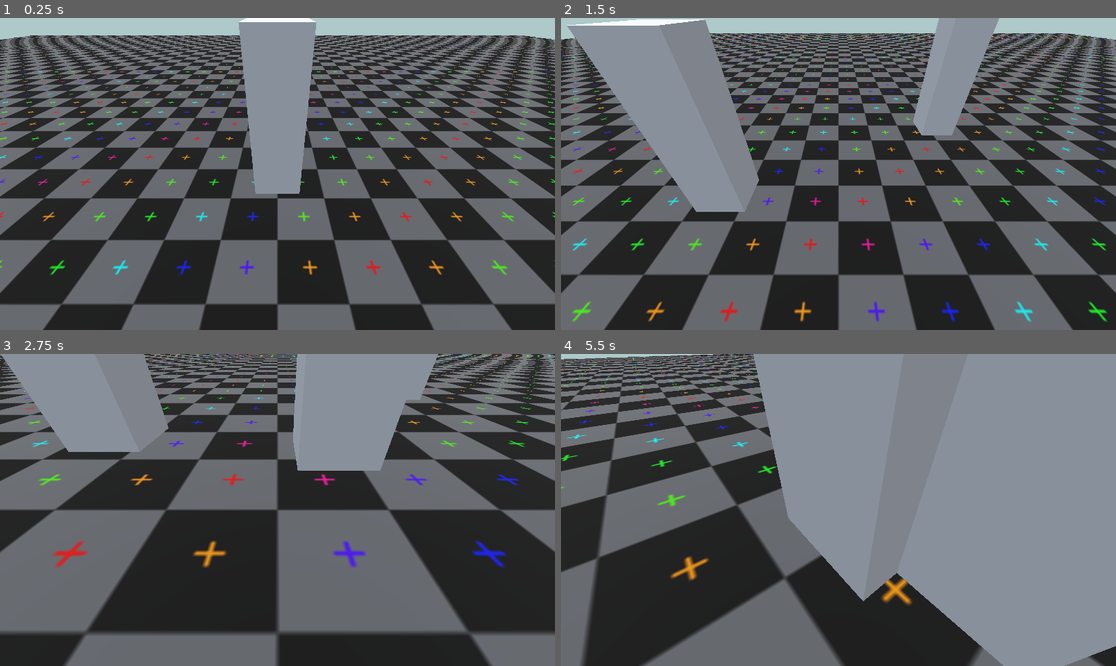
Above: before the commit, frames 1-4 (two rows, left to right).
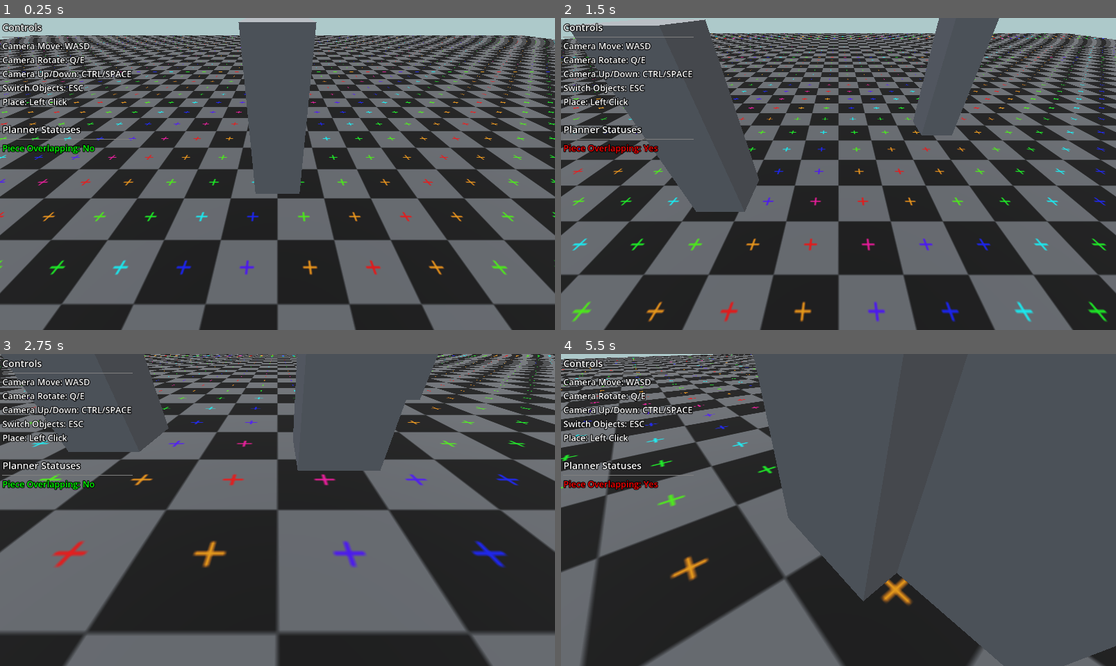
Above: after the commit, the same moments.

Repository: cooltrain7/building-planner
Game: Godot game, scene res://editor/editor.tscn
Same seed, same stepped clock (60 frames per second), same inputs: the game is played once before the commit and once after it.
Inputs (mouse positions are in pixels of both pictures, inside the frame that each line leads up to):
- Up to frame 1 (0.25 s): no input
- Up to frame 2 (1.5 s): tap Enter at 0.5 s; move the mouse to (960, 158) at 0.52 s; hold S (camera_backwards) 0.53-1.28 s; click (960, 158) at 0.67 s; move the mouse to (727, 189) at 1.27 s; tap Shift (camera_boost) at 1.35 s; click (727, 189) at 1.42 s
- Up to frame 3 (2.75 s): tap Space (camera_up) at 2 s; move the mouse to (333, 441) at 2.02 s; hold Ctrl (camera_down) from 2.03 s (still down); click (333, 441) at 2.17 s
- Up to frame 4 (5.5 s): move the mouse to (810, 572) at 2.77 s; release Ctrl (camera_down) at 2.78 s; tap W (camera_forward) at 2.85 s; click (810, 572) at 2.92 s; tap Enter at 3.5 s; move the mouse to (1005, 556) at 3.52 s; hold A (camera_left) 3.53-4.28 s; click (1005, 556) at 3.67 s; move the mouse to (672, 463) at 4.27 s; tap D (camera_right) at 4.35 s; click (672, 463) at 4.42 s; tap Space (camera_up) at 5 s; move the mouse to (866, 510) at 5.02 s; hold Q (camera_rot_left) from 5.03 s (still down); click (866, 510) at 5.17 s

The runs differ from the first frame. In frame 1, 8.4% of the frame differs, in the area x 0-58%, y 0-57%; in frame 2, 16%; in frame 3, 16%; in frame 4, 54%, in the area x 0-100%, y 0-100%.

Commit message:
cursor: Implement overlap checks for the cursor
The cursor will now check whether the mesh will overlap with existing pieces and prevent the user from placing it.

New UI for controls and overlap status.

Diff:
--- a/editor/buildables/buildable.gd
+++ b/editor/buildables/buildable.gd
@@ -2,5 +2,5 @@
 
 class_name Buildable
 @export var name: String
-@export var scene: PackedScene
+@export var instance: PackedScene
 @export var cost: Dictionary
--- a/editor/buildables/foundation_3x3.tres
+++ b/editor/buildables/foundation_3x3.tres
@@ -1,10 +1,10 @@
 [gd_resource type="Resource" script_class="Buildable" load_steps=3 format=3 uid="uid://cuc5l1hs4w1rt"]
 
 [ext_resource type="Script" path="res://editor/buildables/buildable.gd" id="1_a3424"]
-[ext_resource type="PackedScene" uid="uid://dp0dunefft6fp" path="res://editor/meshes/Foundation3x3Base.glb" id="1_bus8r"]
+[ext_resource type="PackedScene" uid="uid://cjch560icwrct" path="res://editor/instances/3x3GridFoundatoinMeshCollision.tscn" id="1_rvtq4"]
 
 [resource]
 script = ExtResource("1_a3424")
 name = "Gate"
-scene = ExtResource("1_bus8r")
+instance = ExtResource("1_rvtq4")
 cost = {}
--- a/editor/buildables/foundation_gate.tres
+++ b/editor/buildables/foundation_gate.tres
@@ -1,10 +1,10 @@
 [gd_resource type="Resource" script_class="Buildable" load_steps=3 format=3 uid="uid://odu5lflbdktl"]
 
 [ext_resource type="Script" path="res://editor/buildables/buildable.gd" id="1_4nvtv"]
-[ext_resource type="PackedScene" uid="uid://db2hagcxoy00m" path="res://editor/meshes/FoundationT2_Gate_.glb" id="1_gsqw2"]
+[ext_resource type="PackedScene" uid="uid://bpb7517spqnw5" path="res://editor/instances/FoundationT2_Gate.tscn" id="1_mx2wo"]
 
 [resource]
 script = ExtResource("1_4nvtv")
 name = "1x1"
-scene = ExtResource("1_gsqw2")
+instance = ExtResource("1_mx2wo")
 cost = {}
--- a/editor/editor.tscn
+++ b/editor/editor.tscn
@@ -28,6 +28,28 @@
 ambient_light_source = 3
 tonemap_mode = 2
 
+[sub_resource type="LabelSettings" id="LabelSettings_dj4x4"]
+font_size = 20
+outline_size = 6
+outline_color = Color(0, 0, 0, 1)
+
+[sub_resource type="LabelSettings" id="LabelSettings_orjhg"]
+font_size = 18
+outline_size = 6
+outline_color = Color(0, 0, 0, 1)
+
+[sub_resource type="LabelSettings" id="LabelSettings_pd8a7"]
+font_size = 20
+outline_size = 6
+outline_color = Color(0, 0, 0, 1)
+shadow_size = 5
+
+[sub_resource type="LabelSettings" id="LabelSettings_sox1h"]
+font_size = 18
+outline_size = 6
+outline_color = Color(0, 0, 0, 1)
+shadow_size = 5
+
 [node name="Editor" type="Node3D"]
 
 [node name="CameraContoller" type="Node3D" parent="."]
@@ -43,11 +65,13 @@
 transform = Transform3D(1, 0, 0, 0, -4.37114e-08, 1, 0, -1, -4.37114e-08, 0, 0, 0)
 light_energy = 0.8
 
-[node name="Cursor" type="Node3D" parent="."]
+[node name="Cursor" type="Node3D" parent="." node_paths=PackedStringArray("overlap_label")]
 transform = Transform3D(1, 0, 0, 0, 1, 0, 0, 0, 1, 8.13381, 24.279, 2.30481)
 script = ExtResource("1_8uddu")
+overlap_label = NodePath("../CanvasLayer/Info Panel/VBoxContainer/Statuses Panel/Overlapping Status")
 cursor_mesh = ExtResource("2_rrh33")
 old_mesh = ExtResource("3_wkfpg")
+metadata/_edit_group_ = true
 
 [node name="CSGBox3D" type="CSGBox3D" parent="."]
 transform = Transform3D(1000, 0, 0, 0, 0.203, 0, 0, 0, 1000, 8.40457, 0, 0)
@@ -65,3 +89,55 @@
 
 [node name="WorldEnvironment" type="WorldEnvironment" parent="."]
 environment = SubResource("Environment_4yrho")
+
+[node name="CanvasLayer" type="CanvasLayer" parent="."]
+
+[node name="Info Panel" type="MarginContainer" parent="CanvasLayer"]
+offset_right = 40.0
+offset_bottom = 40.0
+theme_override_constants/margin_left = 5
+theme_override_constants/margin_top = 5
+
+[node name="VBoxContainer" type="VBoxContainer" parent="CanvasLayer/Info Panel"]
+layout_mode = 2
+theme_override_constants/separation = 30
+
+[node name="Controls Panel" type="VBoxContainer" parent="CanvasLayer/Info Panel/VBoxContainer"]
+layout_mode = 2
+
+[node name="Controls Title" type="Label" parent="CanvasLayer/Info Panel/VBoxContainer/Controls Panel"]
+layout_mode = 2
+text = "Controls"
+label_settings = SubResource("LabelSettings_dj4x4")
+vertical_alignment = 1
+
+[node name="HSeparator" type="HSeparator" parent="CanvasLayer/Info Panel/VBoxContainer/Controls Panel"]
+layout_mode = 2
+
+[node name="Controls Text" type="Label" parent="CanvasLayer/Info Panel/VBoxContainer/Controls Panel"]
+layout_mode = 2
+text = "Camera Move: WASD
+Camera Rotate: Q/E
+Camera Up/Down: CTRL/SPACE
+Switch Objects: ESC
+Place: Left Click"
+label_settings = SubResource("LabelSettings_orjhg")
+vertical_alignment = 1
+
+[node name="Statuses Panel" type="VBoxContainer" parent="CanvasLayer/Info Panel/VBoxContainer"]
+layout_mode = 2
+
+[node name="Statuses Title" type="Label" parent="CanvasLayer/Info Panel/VBoxContainer/Statuses Panel"]
+layout_mode = 2
+text = "Planner Statuses"
+label_settings = SubResource("LabelSettings_pd8a7")
+vertical_alignment = 1
+
+[node name="HSeparator" type="HSeparator" parent="CanvasLayer/Info Panel/VBoxContainer/Statuses Panel"]
+layout_mode = 2
+
+[node name="Overlapping Status" type="Label" parent="CanvasLayer/Info Panel/VBoxContainer/Statuses Panel"]
+layout_mode = 2
+text = "Piece Overlapping: Yes"
+label_settings = SubResource("LabelSettings_sox1h")
+vertical_alignment = 1
--- /dev/null
+++ b/editor/instances/3x3GridFoundatoinMeshCollision.tscn
@@ -0,0 +1,18 @@
+[gd_scene load_steps=3 format=3 uid="uid://cjch560icwrct"]
+
+[ext_resource type="ArrayMesh" uid="uid://b1r4hfqsab8ua" path="res://editor/meshes/Foundation3x3Base.obj" id="1_6fr2d"]
+
+[sub_resource type="BoxShape3D" id="BoxShape3D_l1c7m"]
+size = Vector3(3.022, 11.9, 3.013)
+
+[node name="Area3D" type="Area3D"]
+collision_layer = 2
+collision_mask = 0
+monitoring = false
+
+[node name="CollisionShape3D" type="CollisionShape3D" parent="."]
+transform = Transform3D(1, 0, 0, 0, 1, 0, 0, 0, 1, 0, 3, 0)
+shape = SubResource("BoxShape3D_l1c7m")
+
+[node name="Foundation3x3Base" type="MeshInstance3D" parent="."]
+mesh = ExtResource("1_6fr2d")
--- /dev/null
+++ b/editor/instances/FoundationT2_Gate.tscn
@@ -0,0 +1,19 @@
+[gd_scene load_steps=3 format=3 uid="uid://bpb7517spqnw5"]
+
+[ext_resource type="ArrayMesh" uid="uid://bsuwuna6oans5" path="res://editor/meshes/FoundationT2_Gate_.obj" id="1_bd1pw"]
+
+[sub_resource type="BoxShape3D" id="BoxShape3D_ul0ce"]
+size = Vector3(5.995, 6.38568, 3)
+
+[node name="Node3D" type="Area3D"]
+collision_layer = 2
+collision_mask = 0
+monitoring = false
+
+[node name="CollisionShape3D" type="CollisionShape3D" parent="."]
+transform = Transform3D(1, 0, 0, 0, 1, 0, 0, 0, 1, 0, 2.69284, 0)
+shape = SubResource("BoxShape3D_ul0ce")
+
+[node name="FoundationT2Gate" type="MeshInstance3D" parent="."]
+mesh = ExtResource("1_bd1pw")
+metadata/_edit_lock_ = true
--- a/editor/script/cursor.gd
+++ b/editor/script/cursor.gd
@@ -2,11 +2,54 @@
 
 class_name BuildableCursor
 
+@export var overlap_label: Label
+
+var overlap_area: Area3D = null :
+	get:
+		return overlap_area
+	set(new_area):
+		# Remove the previous overlap_area signal connections
+		if overlap_area != null:
+			overlap_area.disconnect("area_entered", _on_overlap_begin)
+			overlap_area.disconnect("area_exited", _on_overlap_stop)
+
+		overlap_area = new_area
+
+		# The curosr does not need to be detectable by other areas
+		overlap_area.monitorable = false
+		# The cursor must be able to detect other areas
+		overlap_area.monitoring = true
+
+		# Reset the collision mask and layer
+		overlap_area.collision_layer = 0
+		overlap_area.collision_mask = 0
+
+		# The cursor must look for areas on layer 2
+		overlap_area.set_collision_mask_value(2, true)
+
+		# Connect colision signals to the appropriate functions
+		overlap_area.connect("area_entered", _on_overlap_begin)
+		overlap_area.connect("area_exited", _on_overlap_stop)
+
 @export var cursor_mesh: Buildable
 @export var old_mesh: Buildable
 
+var is_placable: bool = false :
+	get:
+		return is_placable
+	set(new_status):
+		is_placable = new_status
+		if !is_placable:
+			overlap_label.text = "Piece Overlapping: Yes"
+			overlap_label.label_settings.font_color = Color.RED
+		else:
+			overlap_label.text = "Piece Overlapping: No"
+			overlap_label.label_settings.font_color = Color.GREEN
+
 func _ready():
+	is_placable = true
 	place_mesh()
+	pass
 
 func _input(event):
 	if (event is InputEventKey) and event.is_pressed():
@@ -15,8 +58,8 @@
 
 	if event is InputEventMouseButton:
 		if event.pressed and event.button_index == 1:
-			if cursor_mesh != null:
-				var instance = cursor_mesh.scene.instantiate()
+			if is_placable && cursor_mesh != null:
+				var instance = cursor_mesh.instance.instantiate()
 				(instance as Node3D).position = position
 				get_parent().add_child(instance)
 
@@ -32,6 +75,19 @@
 
 func place_mesh():
 	if cursor_mesh != null:
-		var instance = cursor_mesh.scene.instantiate()
+		var instance = cursor_mesh.instance.instantiate()
 		(instance as Node3D).name = "Mesh"
+
+		overlap_area = (instance as Area3D)
+
 		add_child(instance)
+
+# Called when another object begins overlapping
+func _on_overlap_begin(_area):
+	is_placable = false
+
+# Called when another object is no longer overlapping
+func _on_overlap_stop(_area):
+	# Check if there are any other objects that still overlap
+	if !overlap_area.has_overlapping_areas():
+		is_placable = true
--- a/editor/script/placer.gd
+++ b/editor/script/placer.gd
@@ -10,7 +10,7 @@
 	pass # Replace with function body.
 
 # Called every frame. 'delta' is the elapsed time since the previous frame.
-func _process(delta):
+func _process(_delta):
 	get_target_position()
 	cursor.position = target_position
 
Not shown: 1 places in editor/editor.tscn that only renumber resources
